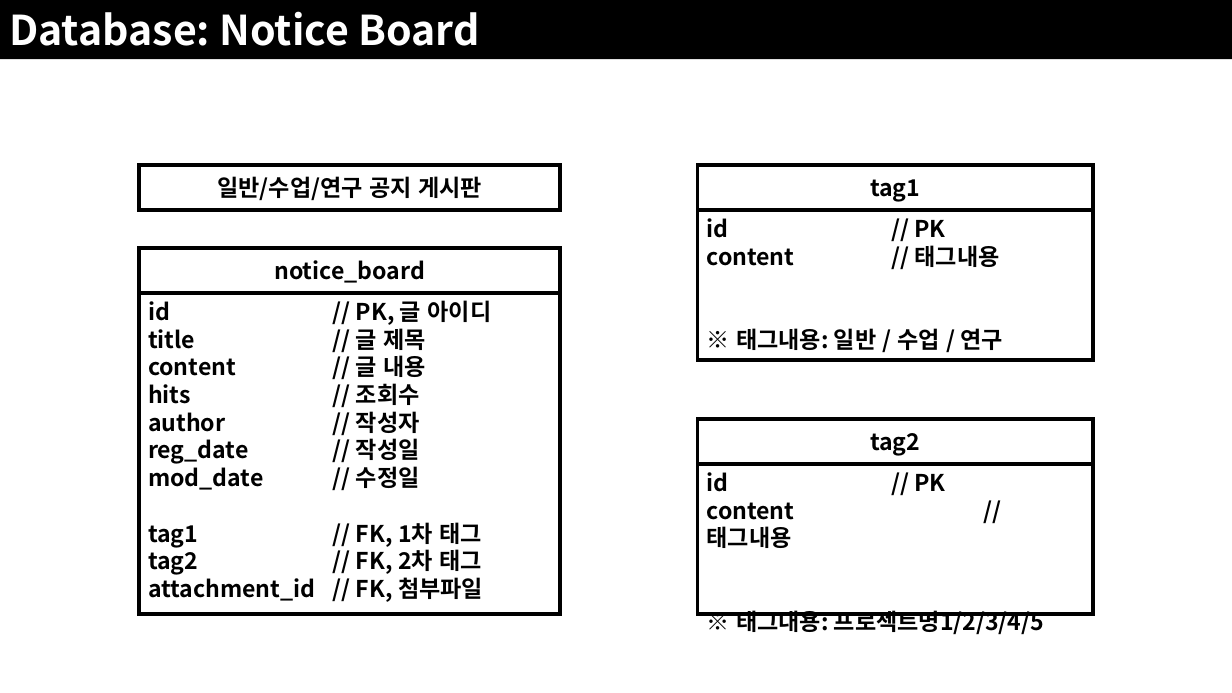
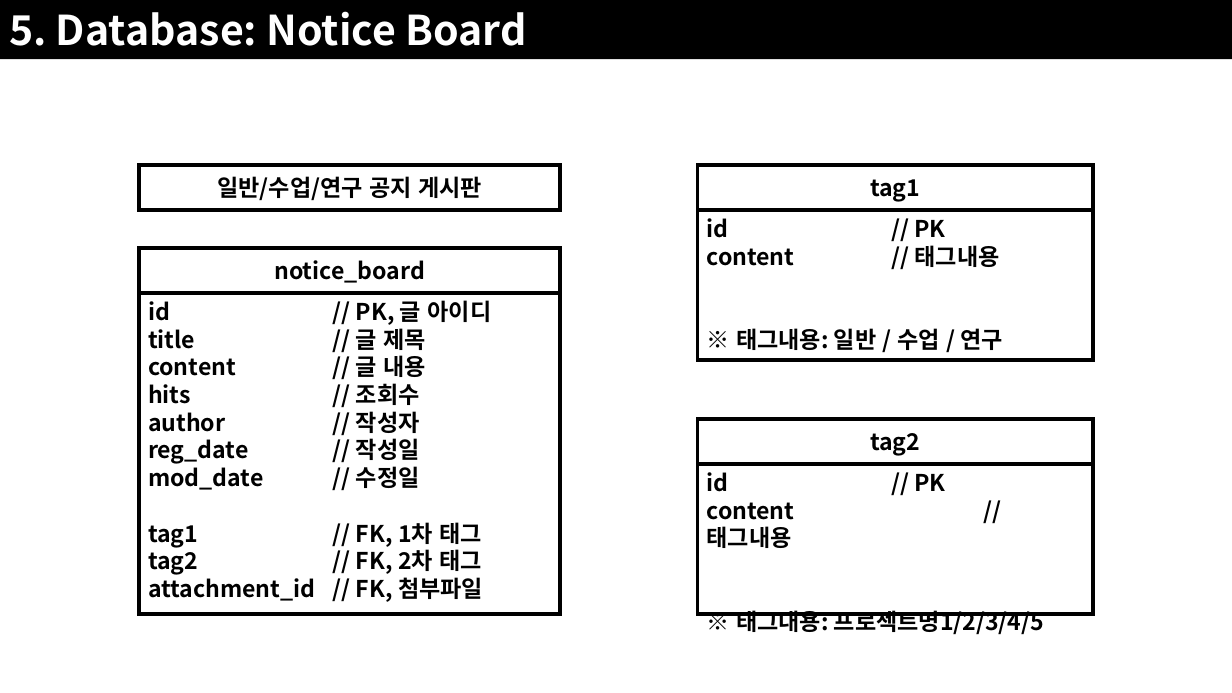
Before and after one commit to JoSihun/CGVR_Lab, a slide deck: slide 26 of documents/01_프로젝트_개발계획.pptx (slide 27 before the commit). Drawn at 1232x693 pixels with LibreOffice and Linux fonts; fonts in the diff are those of the drawing. Boxes give left, top, right and bottom in pixels: in the first picture for what was removed or moved away, otherwise in the second. Text is boxed around its words. In the diff, an @@ line names an element or a change of style, - is before the commit and + after.

```diff
--- a/documents/01_프로젝트_개발계획.pptx
+++ b/documents/01_프로젝트_개발계획.pptx
@@ text in rectangle at <box>9,11,526,46</box>: text changed @@
-Database: Notice Board
+5. Database: Notice Board
```
Also in this commit, not shown: 23 other slides changed, 7 slides added, 4 slides removed.
